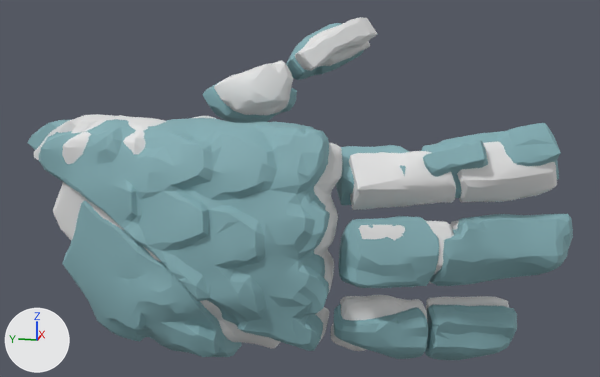
Renders of the FBX model cairn_unity/Assets/sally_hands/sallyhands_001.fbx from each side of a commit.
Before and after are seen from a camera (50 mm lens) standing at (-2.558, -0.684, 0.708) and looking at (0.074, -0.157, 0.05). The lights are fixed; the arrows at lower left show +X, +Y and +Z. Where no turn or scale is listed for an object, it has been applied to the vertices.

The first picture shows 'sally-hands-001_left', 'sally-hands-001_right'.
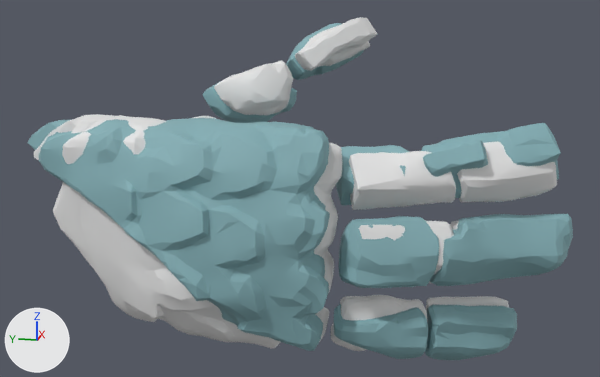
Where the newer file only moved an object's origin or applied its transform, the numbers keep the older frame.

The change, as a diff of the scene's bpy script:
```diff
--- a/cairn_unity/Assets/sally_hands/sallyhands_001.fbx.py
+++ b/cairn_unity/Assets/sally_hands/sallyhands_001.fbx.py
@@ me_sally_hands_001_left @@
 me_sally_hands_001_left.from_pydata(...)  # 2522 vertices, 5000 faces; spans x -0.35..0.51, y -0.89..0.87, z -0.51..0.57
 # used by ob_sally_hands_001_left; location = (-0.004, -0.144, 0.009)
+# me_sally_hands_001_left part 1: the loose piece of 436 vertices spanning x -0.3..0.1, y 0.15..0.77, z -0.48..0.03 is deleted
 me_sally_hands_001_left.materials.append(mat_mat_hand_left)
```

Changed parts and their boxes (x1, y1, x2, y2) in the pictures (600 x 377 px):
part 1 of me_sally_hands_001_left, deleted (cyan): before (62, 200, 242, 357)
